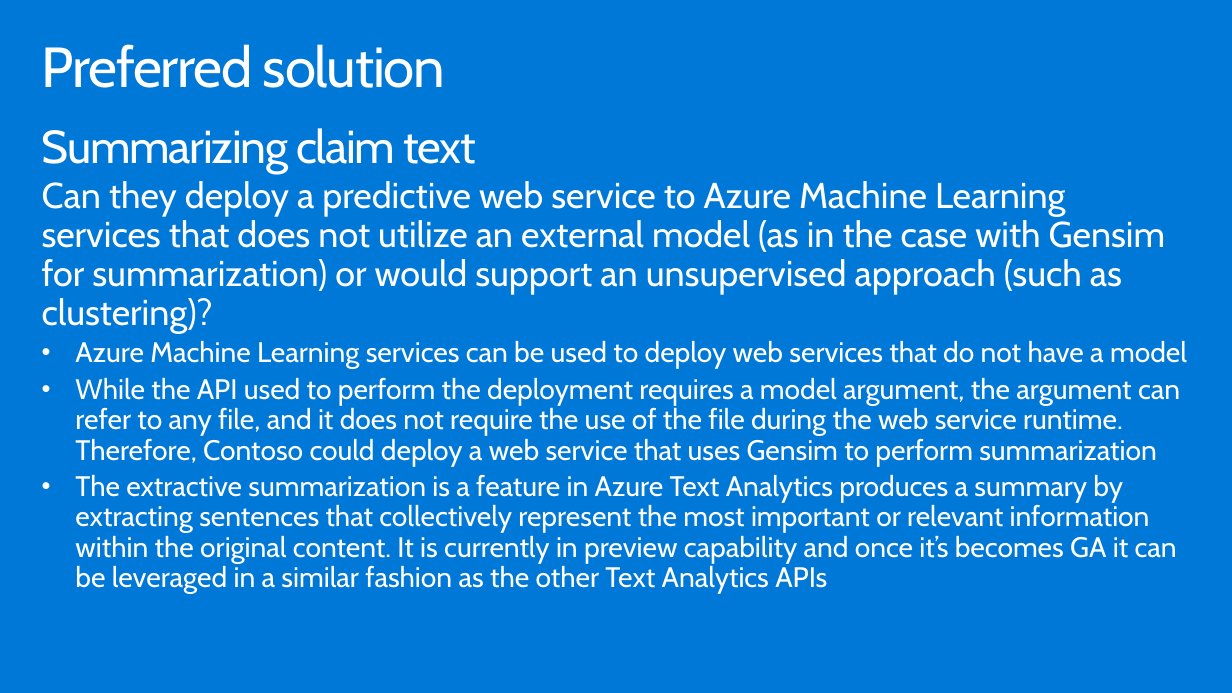
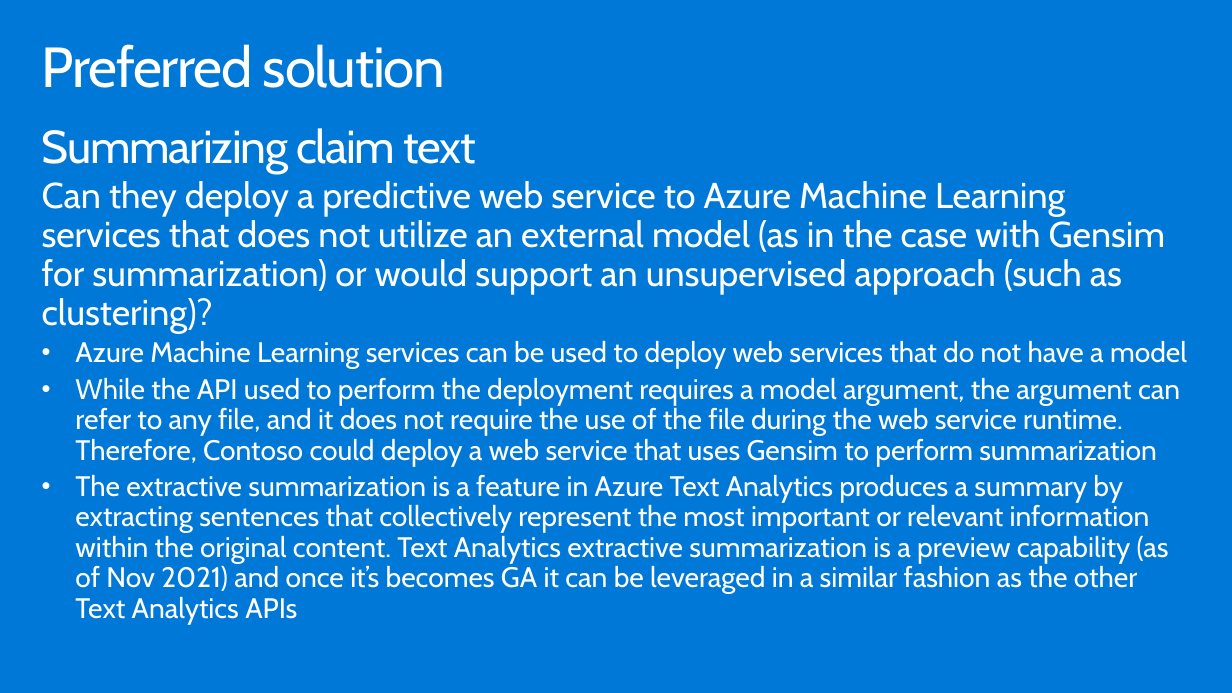
Before and after one commit to microsoft/MCW-Analyzing-text-with-Azure-Machine-Learning-and-Cognitive-Services, a slide deck: slide 28 of Whiteboard design session/WDS trainer presentation - Cognitive Services and deep learning.pptx (slide 27 before the commit). Drawn at 1232x693 pixels with LibreOffice and Linux fonts; fonts in the diff are those of the drawing. Boxes give left, top, right and bottom in pixels: in the first picture for what was removed or moved away, otherwise in the second. Text is boxed around its words. In the diff, an @@ line names an element or a change of style, - is before the commit and + after.

```diff
--- a/Whiteboard design session/WDS trainer presentation - Cognitive Services and deep learning.pptx
+++ b/Whiteboard design session/WDS trainer presentation - Cognitive Services and deep learning.pptx
@@ text at <box>75,474,1169,624</box>: text changed @@
-• The extractive summarization is a feature in Azure Text Analytics produces a summary by extracting sentences that collectively represent the most important or relevant information within the original content. It is currently in preview capability and once it’s becomes GA it can be leveraged in a similar fashion as the other Text Analytics APIs
+• The extractive summarization is a feature in Azure Text Analytics produces a summary by extracting sentences that collectively represent the most important or relevant information within the original content. Text Analytics extractive summarization is a preview capability (as of Nov 2021) and once it’s becomes GA it can be leveraged in a similar fashion as the other Text Analytics APIs
```
Also in this commit, not shown: 3 other slides changed, 1 slide added, 4 other files.
